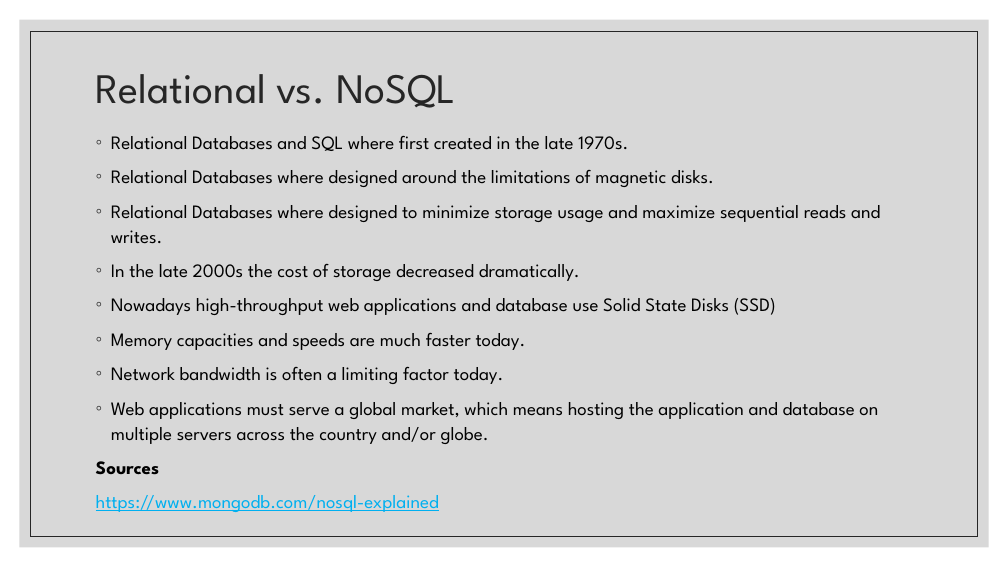
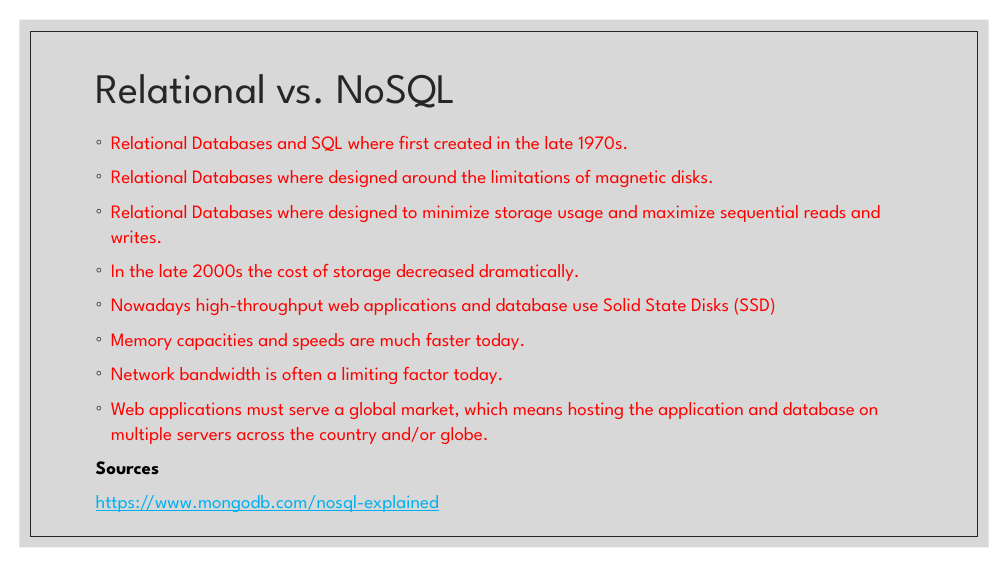
Before and after one commit to zackstotts/base-node-curriculum, a slide deck: slide 6 of unit_03/slides/01 Intro to MongoDB.pptx (slide 5 before the commit). Drawn at 1008x567 pixels with LibreOffice and Linux fonts; fonts in the diff are those of the drawing. Boxes give left, top, right and bottom in pixels: in the first picture for what was removed or moved away, otherwise in the second. Text is boxed around its words. In the diff, an @@ line names an element or a change of style, - is before the commit and + after.

```diff
--- a/unit_03/slides/01 Intro to MongoDB.pptx
+++ b/unit_03/slides/01 Intro to MongoDB.pptx
@@ text at [111, 136, 880, 444]: text colour #000000 to #FF0000 @@
```
Also in this commit, not shown: 7 other slides changed, 28 slides added, 2 slides removed.
